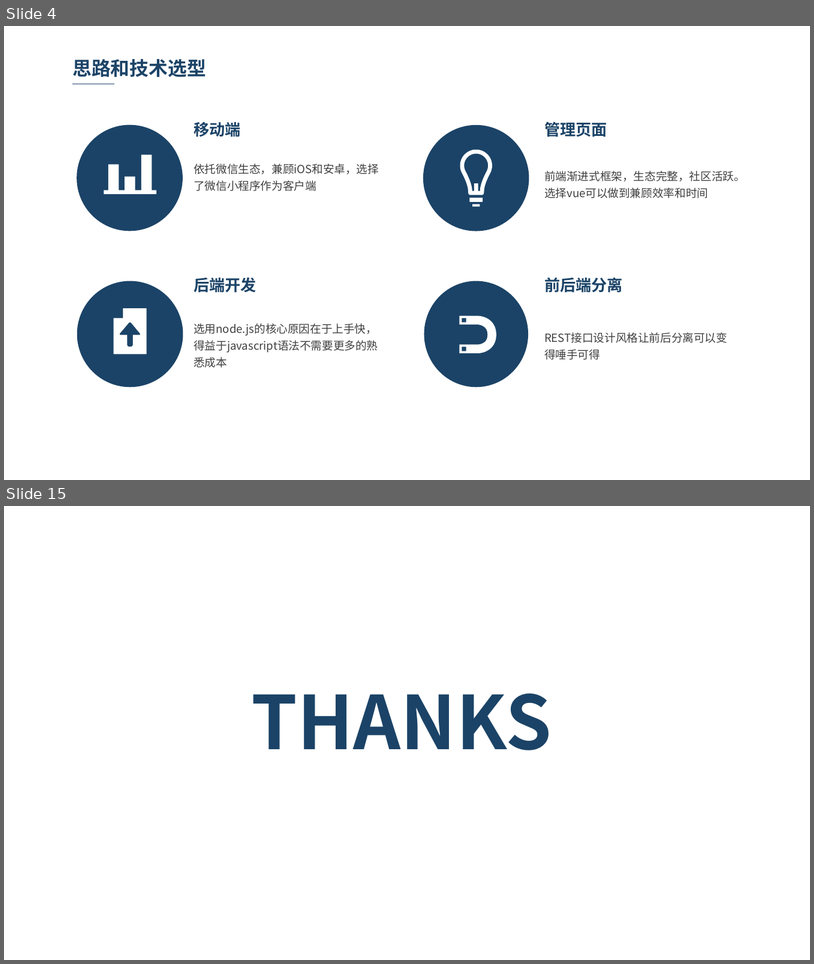
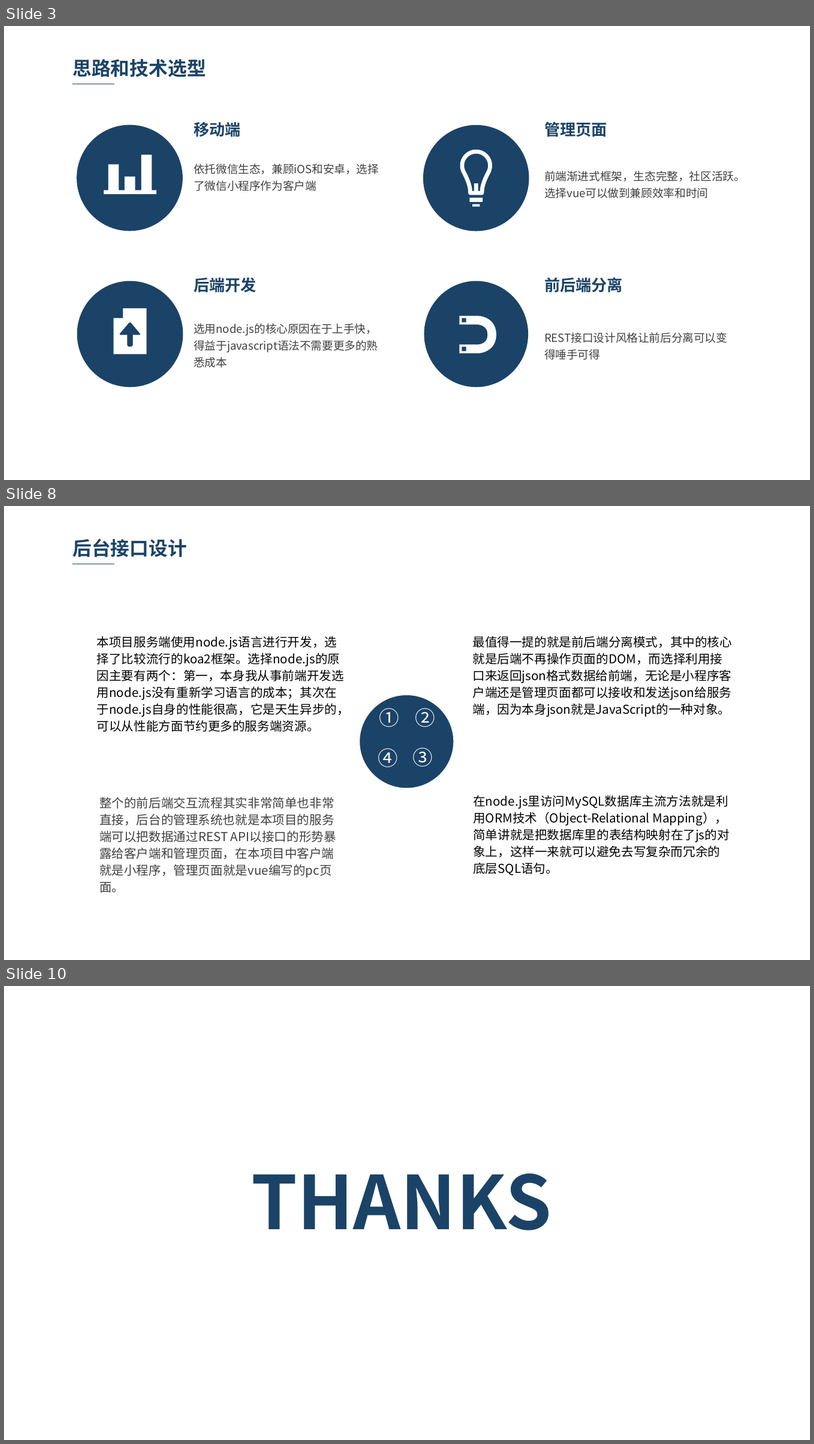
Before and after one commit to yaun369/Second-hand-transaction, a slide deck: 论文答辩.pptx. Shown one above the other, each under a label of ours: slides 4 and 15 before the commit, slides 3, 8 and 10 after it; the slides between them are not shown. The pictures are 814x964 and 814x1444 pixels, drawn with LibreOffice and Linux fonts; fonts in the diff are those of the drawing; background and template pictures are left out. Boxes give left, top, right and bottom in pixels: in the first picture for what was removed or moved away, otherwise in the second. Text is boxed around its words. In the diff, an @@ line names an element or a change of style, - is before the commit and + after.

```diff
--- a/论文答辩.pptx
+++ b/论文答辩.pptx
@@ slide 8 added at (4, 506, 810, 960), background picture (left out) @@
@@ text added at (72, 538, 187, 557), 17 pt, text #1B4367, bold @@
+后台接口设计
@@ line added from (72, 564) to (114, 564), #1B4367 0.75 pt @@
@@ text added at (97, 636, 350, 732), 11 pt, text #000000 @@
+本项目服务端使用node.js语言进行开发，选择了比较流行的koa2框架。选择node.js的原因主要有两个：第一，本身我从事前端开发选用node.js没有重新学习语言的成本；其次在于node.js自身的性能很高，它是天生异步的，可以从性能方面节约更多的服务端资源。
@@ text added at (473, 636, 732, 717), 11 pt, text #000000 @@
+最值得一提的就是前后端分离模式，其中的核心就是后端不再操作页面的DOM，而选择利用接口来返回json格式数据给前端，无论是小程序客户端还是管理页面都可以接收和发送json给服务端，因为本身json就是JavaScript的一种对象。
@@ group added at (359, 694, 454, 788): 4 texts, 1 ellipse @@
+①
+②
+④
+③
@@ text added at (99, 796, 334, 892), 11 pt, text #404040 @@
+整个的前后端交互流程其实非常简单也非常直接，后台的管理系统也就是本项目的服务端可以把数据通过REST API以接口的形势暴露给客户端和管理页面，在本项目中客户端就是小程序，管理页面就是vue编写的pc页面。
@@ text added at (473, 795, 729, 875), 11 pt, text #000000 @@
+在node.js里访问MySQL数据库主流方法就是利用ORM技术（Object-Relational Mapping），简单讲就是把数据库里的表结构映射在了js的对象上，这样一来就可以避免去写复杂而冗余的底层SQL语句。
@@ what was slide 4 is now slide 3 @@
@@ what was slide 15 is now slide 10 @@
```
Also in this commit, not shown: 2 slides changed, 4 other slides added, 10 slides removed, 2 other files.
